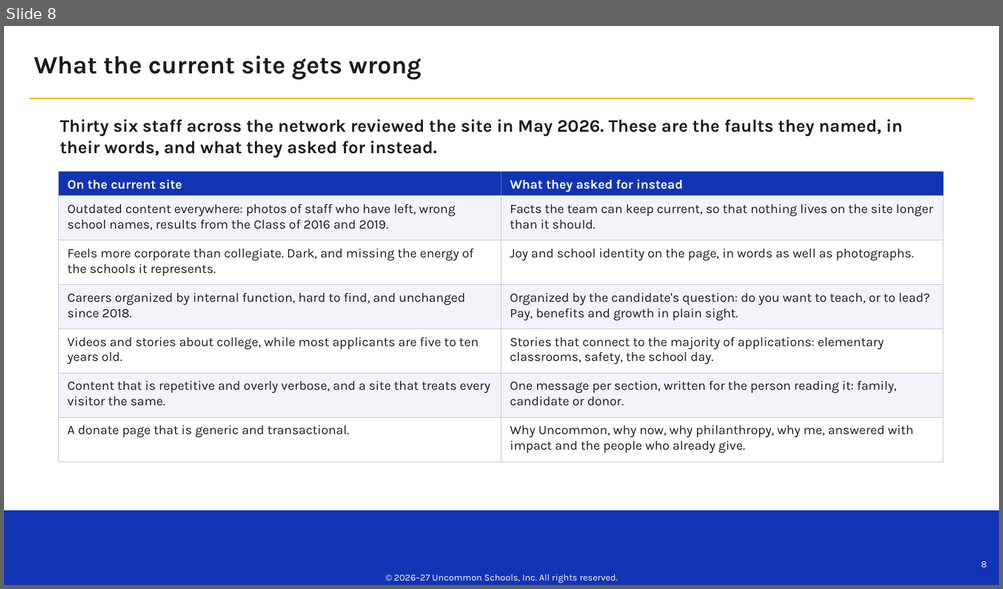
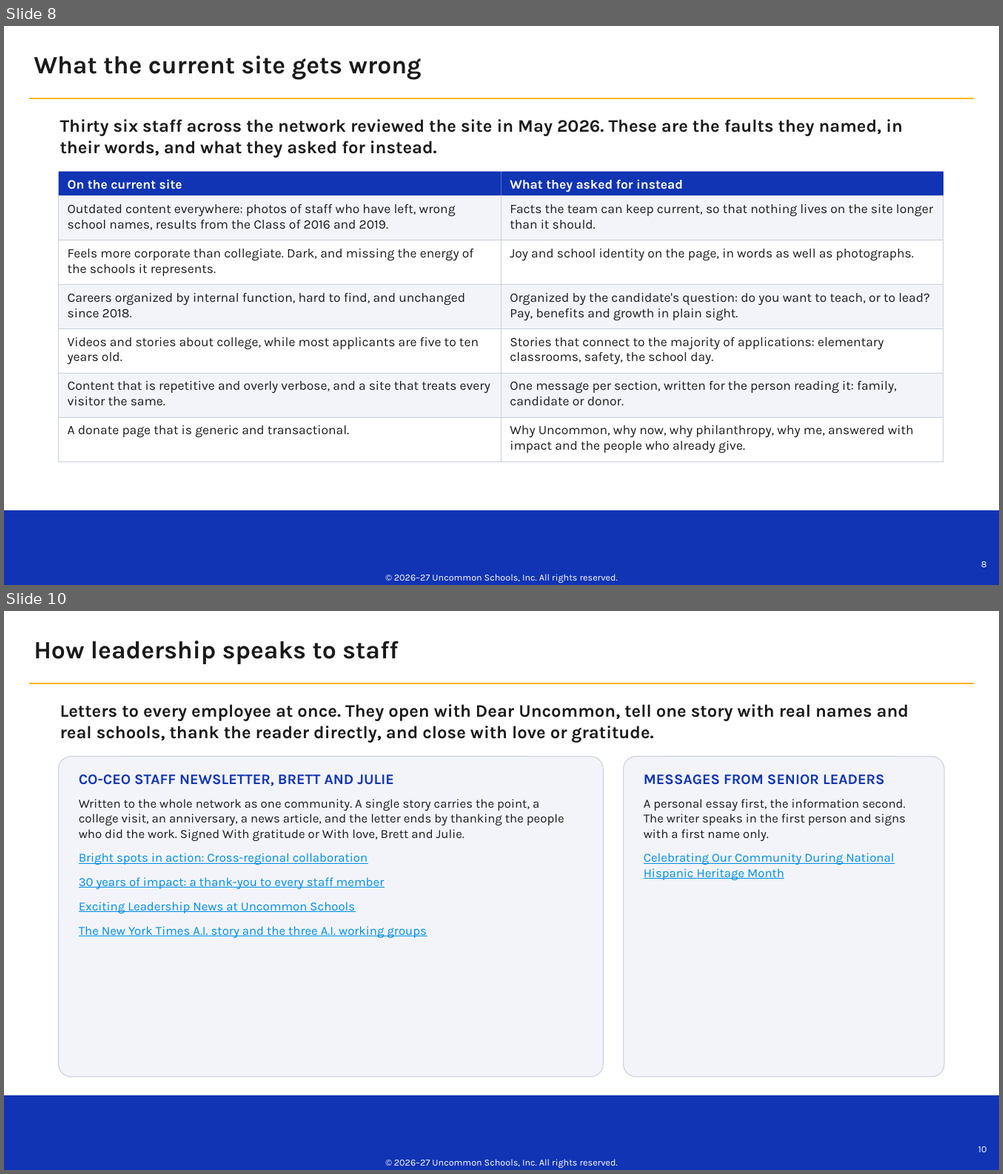
Before and after one commit to Uncommon-Schools/campaigns, a slide deck: website-redesign-2026/brand-voice/Uncommon Schools Brand Voice.pptx. Shown one above the other, each under a label of ours: slide 8 before the commit, slides 8 and 10 after it; the slides between them are not shown. The pictures are 1003x589 and 1003x1174 pixels, drawn with LibreOffice and Linux fonts; fonts in the diff are those of the drawing; background and template pictures are left out. Boxes give left, top, right and bottom in pixels: in the first picture for what was removed or moved away, otherwise in the second. Text is boxed around its words. In the diff, an @@ line names an element or a change of style, - is before the commit and + after.

```diff
--- a/website-redesign-2026/brand-voice/Uncommon Schools Brand Voice.pptx
+++ b/website-redesign-2026/brand-voice/Uncommon Schools Brand Voice.pptx
@@ slide 10 added at [4, 611, 999, 1170], background #FFFFFF; not listed: 4 template elements that a slide beside it also shows @@
@@ text added at [34, 641, 398, 664], 24 pt, text #1A1A1A, bold @@
+How leadership speaks to staff
@@ text added at [60, 704, 908, 743], 17 pt, text #1A1A1A, bold @@
+Letters to every employee at once. They open with Dear Uncommon, tell one story with real names and real schools, thank the reader directly, and close with love or gratitude.
@@ rounded rectangle added at [59, 757, 603, 1077], fill #F2F4FA, outline #C9CED8 0.75 pt @@
@@ rounded rectangle added at [623, 757, 944, 1077], fill #F2F4FA, outline #C9CED8 0.75 pt @@
@@ text added at [79, 775, 393, 786], 14 pt, text #1034B3, bold @@
+CO-CEO STAFF NEWSLETTER, BRETT AND JULIE
@@ text added at [643, 775, 885, 785], 14 pt, text #1034B3, bold @@
+MESSAGES FROM SENIOR LEADERS
@@ text added at [79, 799, 564, 938], 12 pt, text #1A1A1A @@
+Written to the whole network as one community. A single story carries the point, a college visit, an anniversary, a news article, and the letter ends by thanking the people who did the work. Signed With gratitude or With love, Brett and Julie.
+Bright spots in action: Cross-regional collaboration
+30 years of impact: a thank-you to every staff member
+Exciting Leadership News at Uncommon Schools
+The New York Times A.I. story and the three A.I. working groups
@@ text added at [643, 799, 905, 880], 12 pt, text #1A1A1A @@
+A personal essay first, the information second. The writer speaks in the first person and signs with a first name only.
+Celebrating Our Community During National Hispanic Heritage Month
```
Also in this commit, not shown: 1 slide changed, 2 other slides added, 2 other files.
